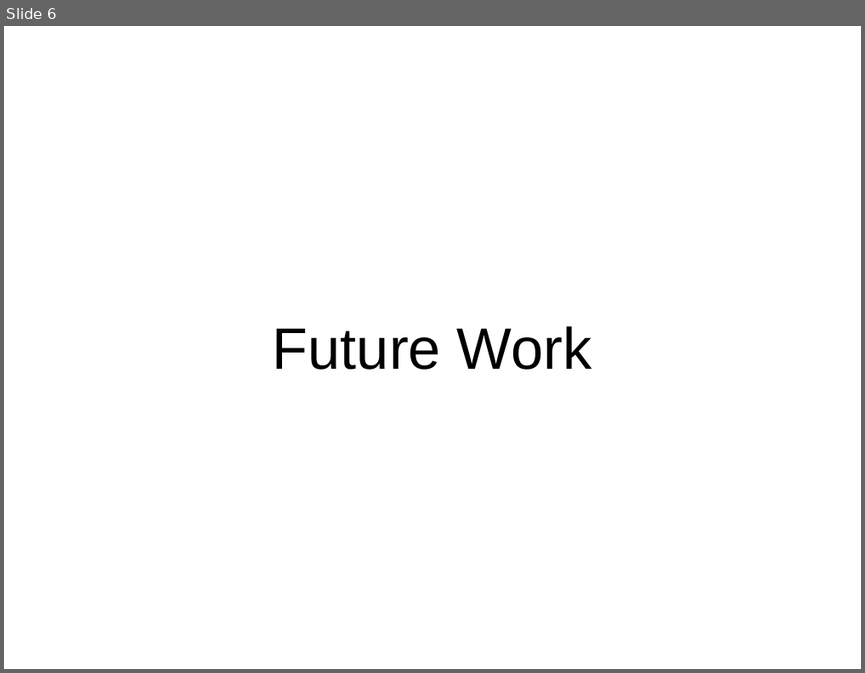
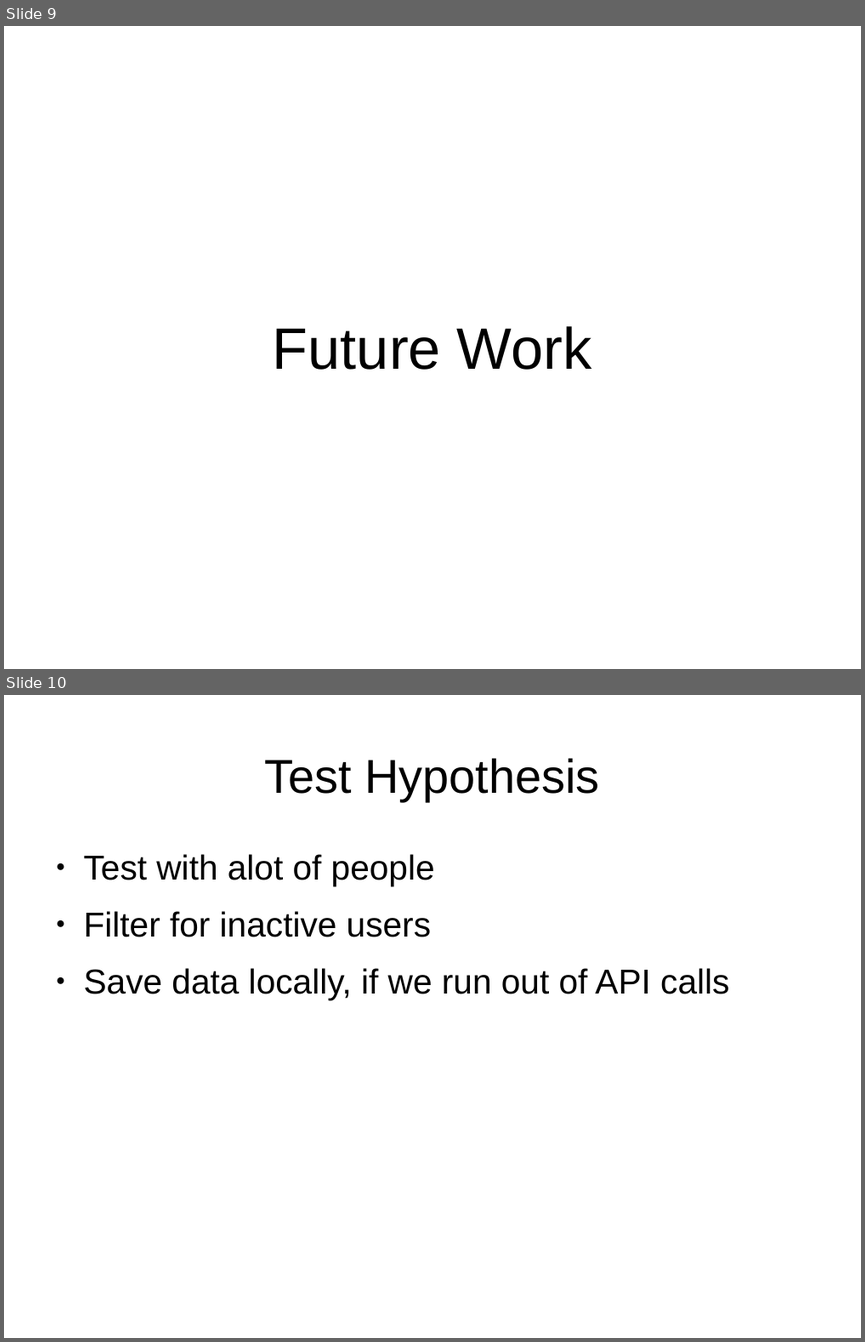
Before and after one commit to otruffer/MMC, a slide deck: praesi.odp. Shown one above the other, each under a label of ours: slide 6 before the commit, slides 9 and 10 after it. The pictures are 865x673 and 865x1342 pixels, drawn with LibreOffice and Linux fonts; fonts in the diff are those of the drawing. Boxes give left, top, right and bottom in pixels: in the first picture for what was removed or moved away, otherwise in the second. Text is boxed around its words. In the diff, an @@ line names an element or a change of style, - is before the commit and + after.

```diff
--- a/praesi.odp
+++ b/praesi.odp
@@ slide 10 added at <box>4,695,861,1338</box>, background #FFFFFF @@
@@ title added at <box>265,758,599,801</box>, 44 pt, text #000000 @@
+Test Hypothesis
@@ text added at <box>84,854,729,999</box>, 32 pt, text #000000 @@
+● Test with alot of people
+● Filter for inactive users
+● Save data locally, if we run out of API calls
@@ what was slide 6 is now slide 9 @@
```
Also in this commit, not shown: 5 slides changed, 4 other slides added, 2 slides removed, 12 other files.
